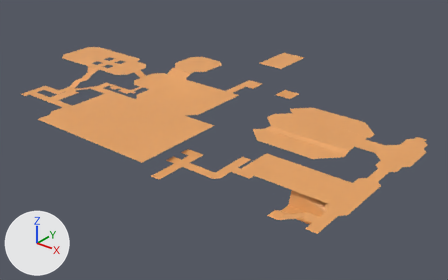
An edit to the FBX model Assets/Meshes/Environment/ModularKits/Encounter_001/Encounter_001_Roof.fbx, drawn before and after from the same camera.
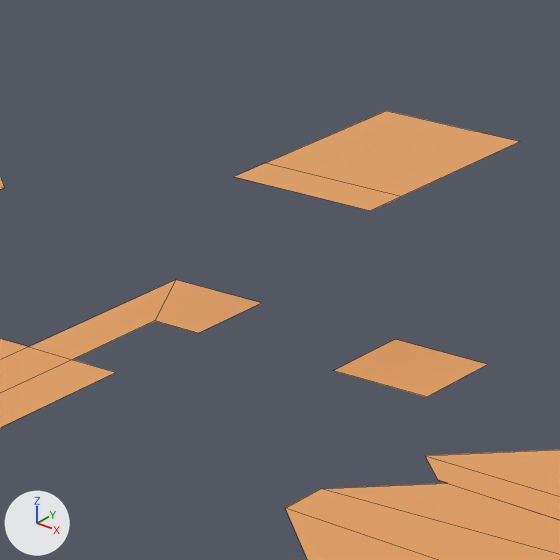
Each version is shown whole from a camera (50 mm lens) standing at (86.7, -272.4, 100.0) and looking at (-61.4, -87.2, -14.8), then close up on the part from 49% to 70% of the width and 12% to 45% of the height. Lighting does not change. The marker at lower left points along +X, +Y and +Z. The close-ups show mesh edges as thin lines. Where no turn or scale is listed for an object, it has been applied to the vertices. Vertices at the same position are counted once.

Objects in the first close-up: 'Encounter_001_Roof'.
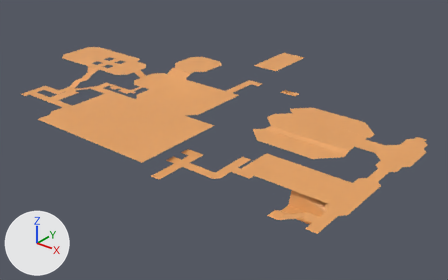
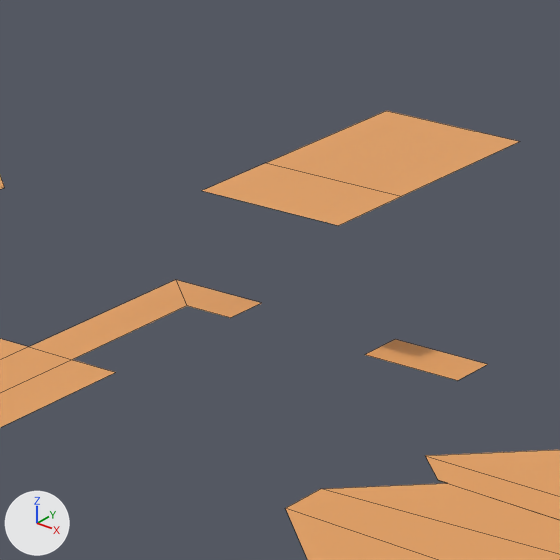
Boxes [x1, y1, x2, y2] around the edits, measured in the close-ups (560 x 560 px; the box of a moved part takes in the faces that stretch with it):
part 1 of me_encounter_001_roof, moved or reshaped
    before: [30, 163, 488, 397]
    after: [30, 163, 488, 380]

What changed in the scene script:
```text
Change me_encounter_001_roof:
    where me_encounter_001_roof.from_pydata(...)  # 284 vertices, 150 faces; spans x -94.0..96.0, y -91.0..17.0, z 0.0..15.0
    used by ob_encounter_001_roof; location = (-76.0, -51.0, -6.0)
    before: 9 (28.0, -7.0, 4.0) at pixel (426, 396), 12 (20.0, -7.0, 4.0) at pixel (333, 370), 13 (8.0, -7.0, 4.0) at pixel (198, 333), 16 (4.0, -7.0, 4.0) at pixel (154, 320)
    me_encounter_001_roof part 1
    add for i in [9, 12, 13, 16]: me_encounter_001_roof.vertices[i].co += Vector((0.0, 4.0, 0.0))
    me_encounter_001_roof.vertices[7].co: (8.0, -3.0, 15.0) -> (8.0, -7.0, 15.0)  # pixel (233, 176) -> pixel (201, 190)
    me_encounter_001_roof.vertices[8].co: (20.0, -3.0, 15.0) -> (20.0, -7.0, 15.0)  # pixel (370, 210) -> pixel (338, 225)
```
